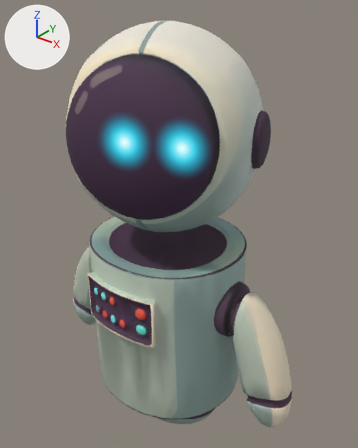
Two versions of the glTF model GLBs/robot-simple.glb, one commit apart.
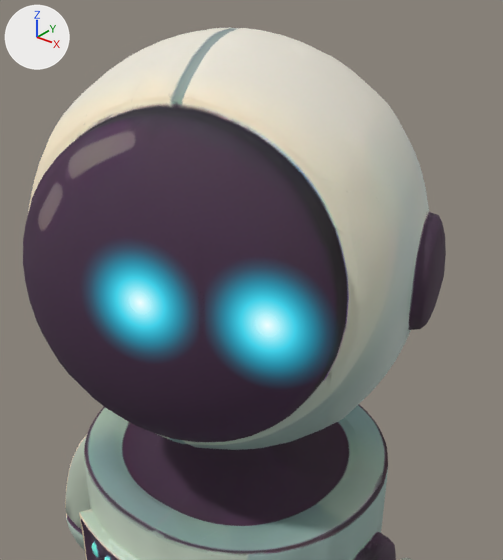
Each version appears first whole from a 50 mm camera at (2.52, -2.99, 4.07) aimed at (0.02, 0.13, 2.14), and next in a close-up from a 50 mm camera at (1.67, -1.97, 4.1) aimed at (0.53, -0.54, 3.22). Arrows for +X, +Y and +Z are at upper left; the lights stay in place. The first two pictures are the older version. Both versions are drawn at frame 120 of the action 'LookAround'; the numbers are the values there.

In view in the first close-up: 'EyeL', 'EyeR', 'HeadPivot', 'Mesh_0'.
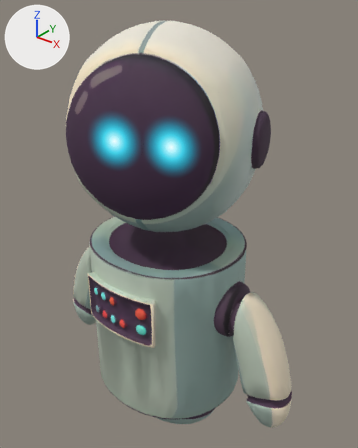
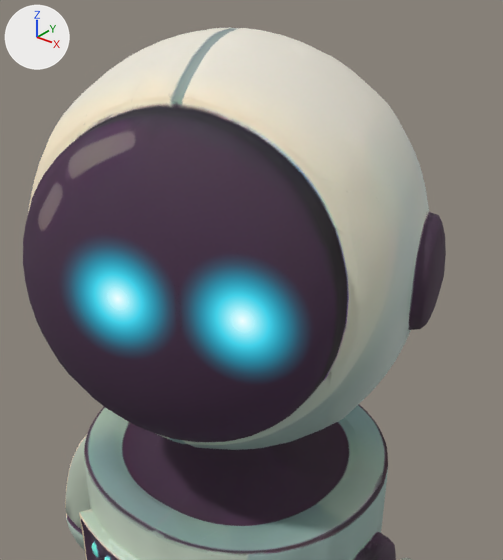
ob_eyerig is not drawn itself; it is the parent of ob_eyel, ob_eyer.

The change, as a list of edits to the scene's bpy script:
```text
Change ob_eyerig:
    ob_eyerig.location: (0.21, -0.789, 0.0936) -> (0.135, -0.789, 0.0936)
```

Location of each change, (x1, y1, x2, y2) in pixels of the close-ups (503 x 560 px):
'EyeR', moved
    before: (220, 278, 317, 371)
    after: (196, 274, 291, 366)
'EyeL', moved
    before: (98, 258, 184, 346)
    after: (77, 254, 161, 342)
